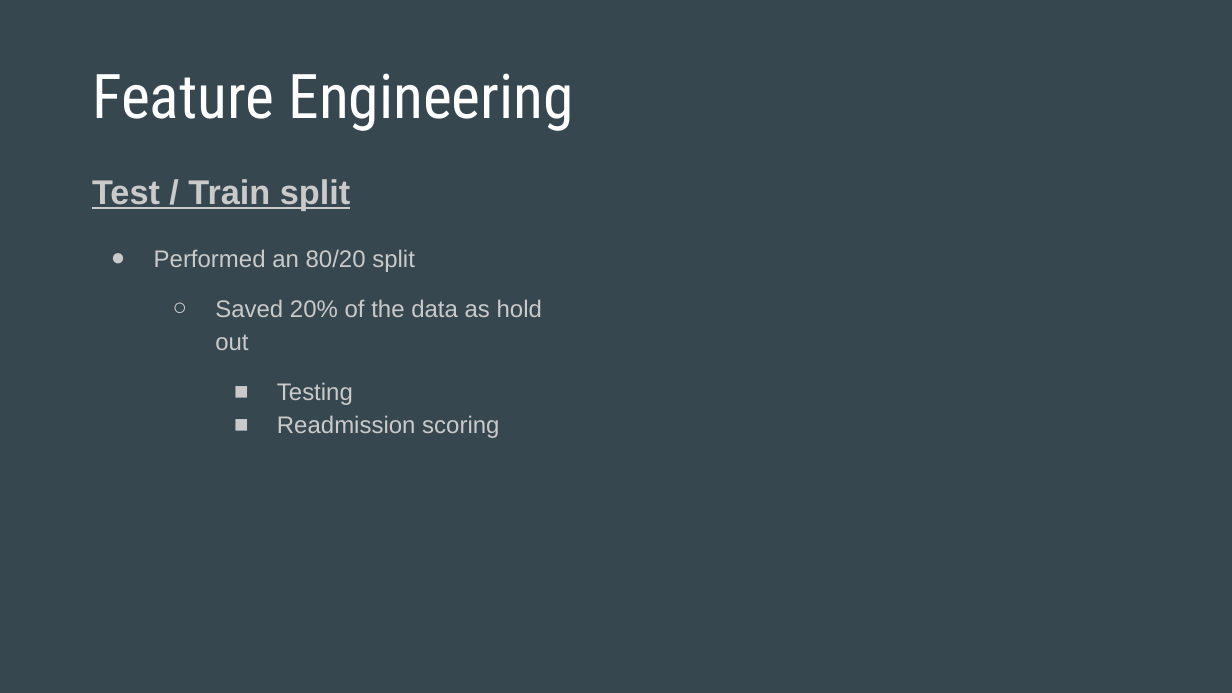
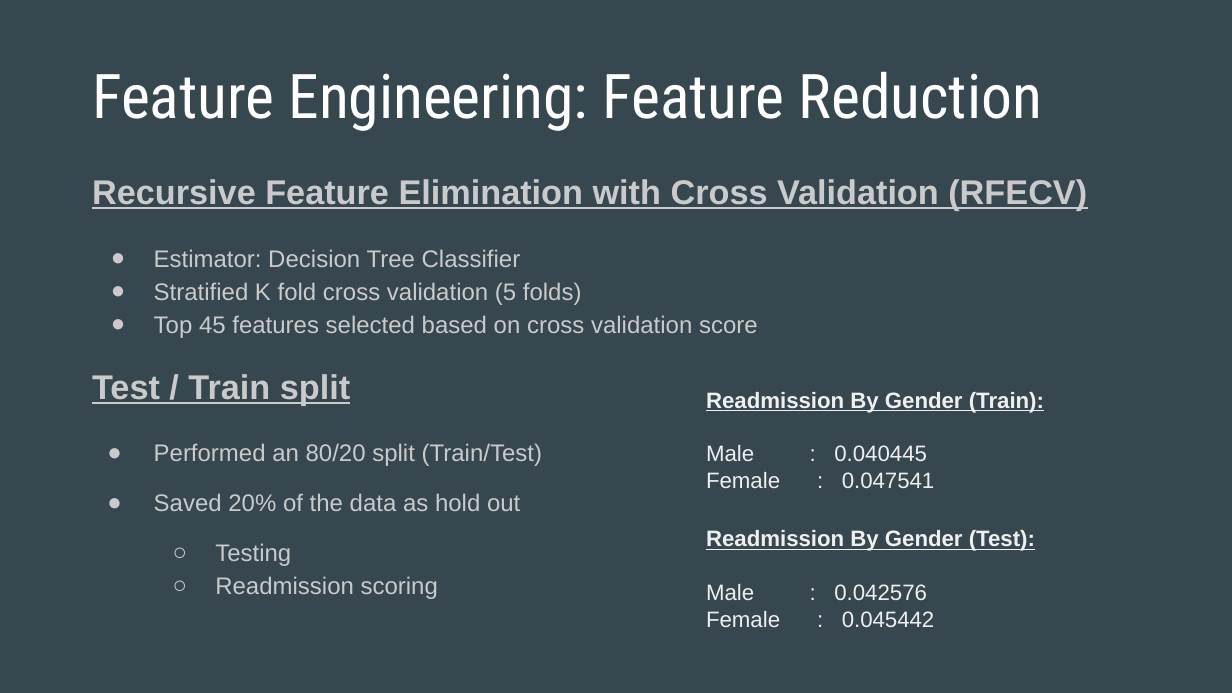
Before and after one commit to sagarwala12/HRRP, a slide deck: slide 23 of HRRP Presentation.pptx (slide 24 before the commit). Drawn at 1232x693 pixels with LibreOffice and Linux fonts; fonts in the diff are those of the drawing. Boxes give left, top, right and bottom in pixels: in the first picture for what was removed or moved away, otherwise in the second. Text is boxed around its words. In the diff, an @@ line names an element or a change of style, - is before the commit and + after.

```diff
--- a/HRRP Presentation.pptx
+++ b/HRRP Presentation.pptx
@@ title at (92,72,1042,131): text changed @@
-Feature Engineering
+Feature Engineering: Feature Reduction
@@ text added at (92,179,1087,338), 14 pt, text #CACACA @@
+Recursive Feature Elimination with Cross Validation (RFECV)
+● Estimator: Decision Tree Classifier
+● Stratified K fold cross validation (5 folds)
+● Top 45 features selected based on cross validation score
@@ text "Test / Train split": place and size @@
-text "Test / Train split" at (92,179,542,438)
+text "Test / Train split" at (92,374,542,599)
@@ text added at (706,392,1044,488), 13 pt, text #EFEFEF @@
+Readmission By Gender (Train):
+Male : 0.040445
+Female. : 0.047541
@@ text at (154,443,542,466): text changed @@
-● Performed an 80/20 split
+● Performed an 80/20 split (Train/Test)
@@ text at (154,493,520,599): bullet ○ to ●; list level 2 to 1 in "Saved 20% of the data ..."; bullet ■ to ○; list level 3 to 2 in "Testing"; list level 3 to 2 in "Readmission scoring" @@
@@ text added at (706,530,1035,627), 13 pt, text #EFEFEF @@
+Readmission By Gender (Test):
+Male : 0.042576
+Female. : 0.045442
```
Also in this commit, not shown: 21 other slides changed, 6 slides added, 12 slides removed.
